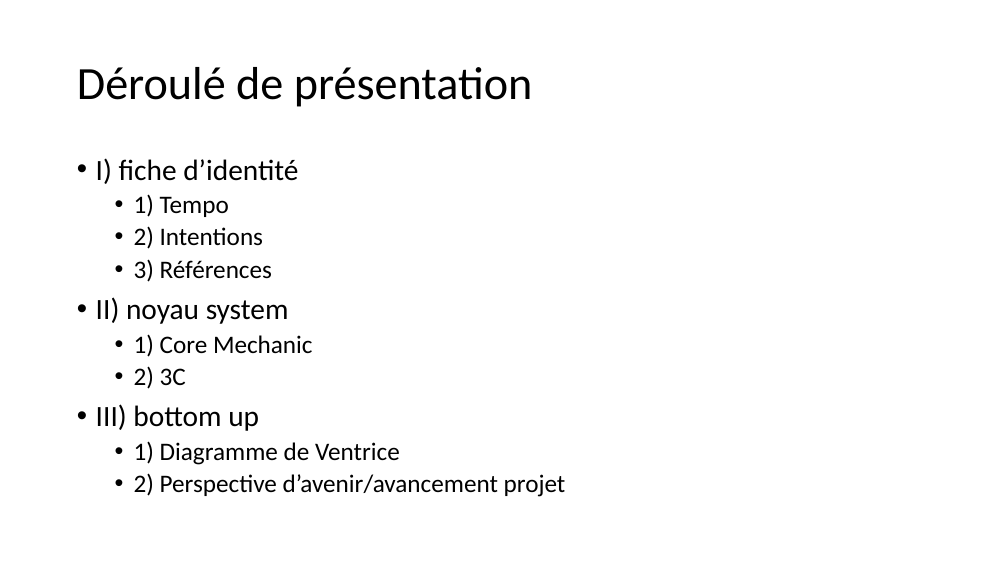
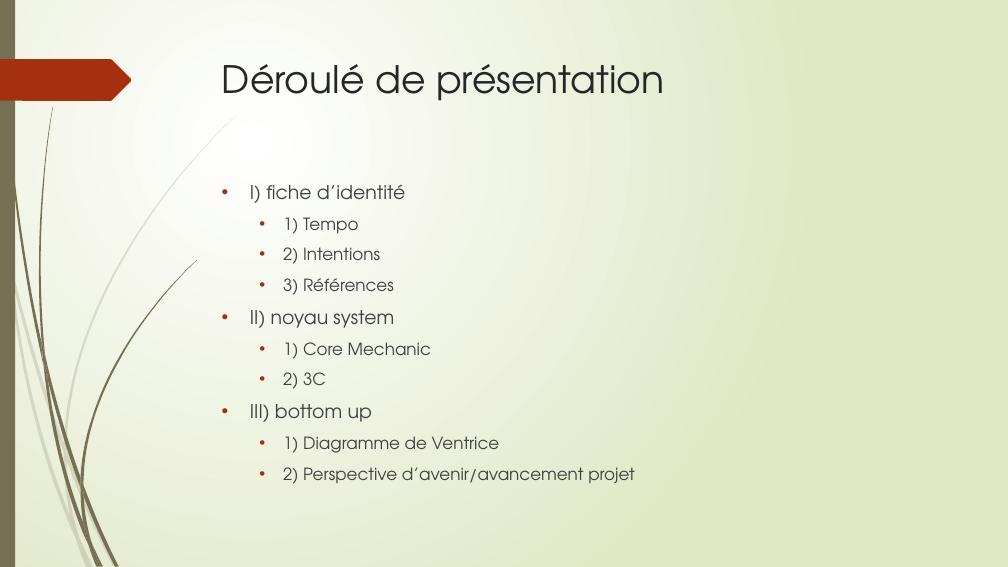
Before and after one commit to Quentingautier2B/Phainiks, a slide deck: slide 2 of Documents/Prez/Phainiks.pptx. Drawn at 1008x567 pixels with LibreOffice and Linux fonts; fonts in the diff are those of the drawing. Boxes give left, top, right and bottom in pixels: in the first picture for what was removed or moved away, otherwise in the second. Text is boxed around its words. In the diff, an @@ line names an element or a change of style, - is before the commit and + after.

```diff
--- a/Documents/Prez/Phainiks.pptx
+++ b/Documents/Prez/Phainiks.pptx
@@ background #FFFFFF to gradient #FFFFFF to #DFE8C4 @@
@@ rectangle added at [0,0,15,567], fill #766F54 @@
@@ freeform shape added at [0,59,132,101], fill #A53010 @@
@@ title "Déroulé de présentation": place and size @@
-title "Déroulé de présentation" at [77,67,533,107]
+title "Déroulé de présentation" at [222,64,665,101]
@@ title "Déroulé de présentation" at [222,64,665,101]: size 44 to 36 pt, font Calibri to TeX Gyre Adventor, text colour #000000 to #262626; line spacing 0.9 to 1; vertical alignment middle to top @@
@@ text "I) fiche d’identité": place and size @@
-text "I) fiche d’identité" at [96,158,566,497]
+text "I) fiche d’identité" at [250,185,634,484]
@@ text "I) fiche d’identité" at [250,185,634,484]: size 28 to 18 pt in "I) fiche d’identité", "II) noyau system", "III) bottom up"; font Calibri to TeX Gyre Adventor, text colour #000000 to #404040; size 24 to 16 pt in "1) Tempo", "2) Intentions", "3) Références", "1) Core Mechanic" and 3 more places; indent changed; line spacing 0.9 to 1; more space between paragraphs @@
@@ group added at [0,116,236,567]: 10 freeform shapes @@
@@ group added at [2,0,197,567]: 12 freeform shapes @@
```
Also in this commit, not shown: 7 other slides changed, 1 slide added, 2 slides removed, 3 other files.
